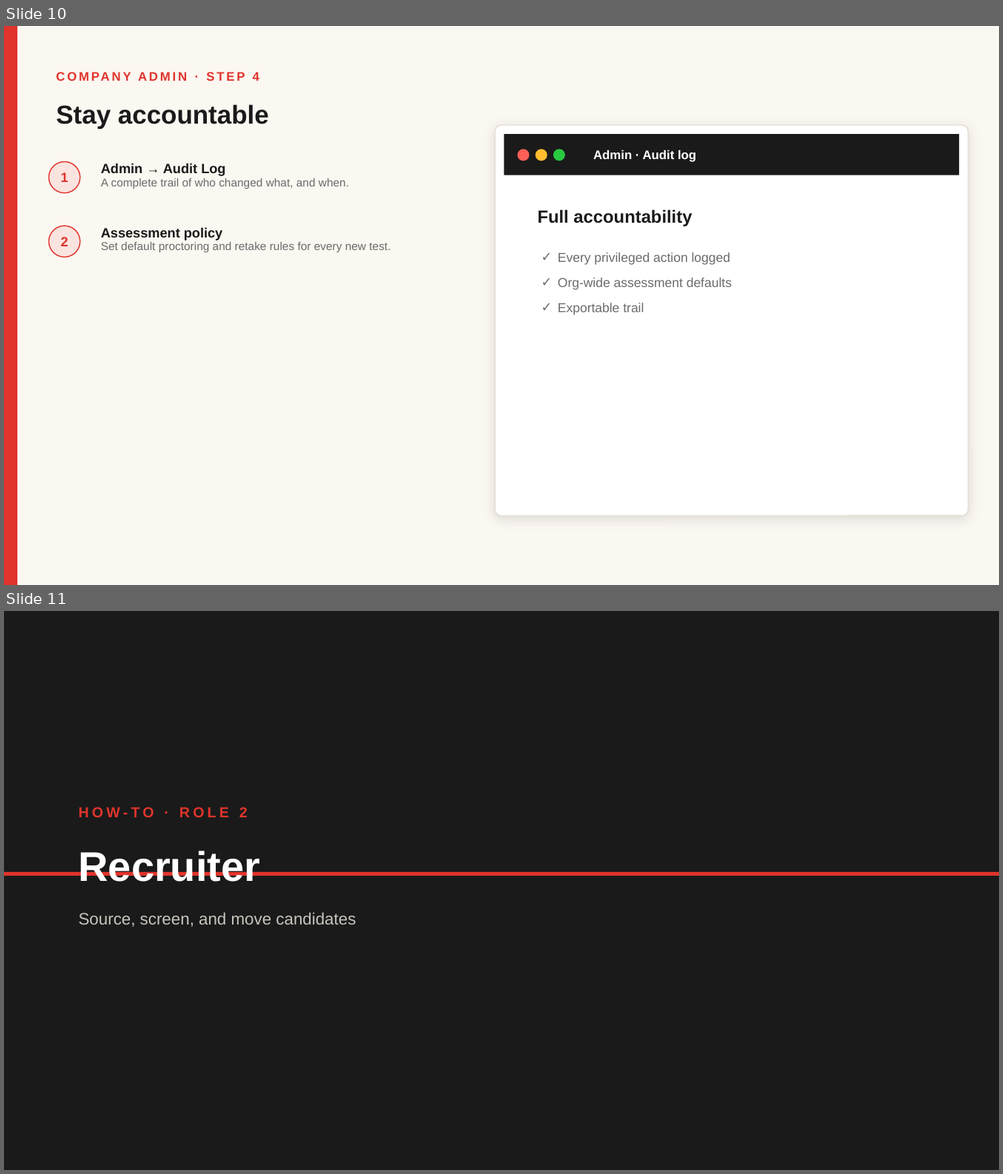
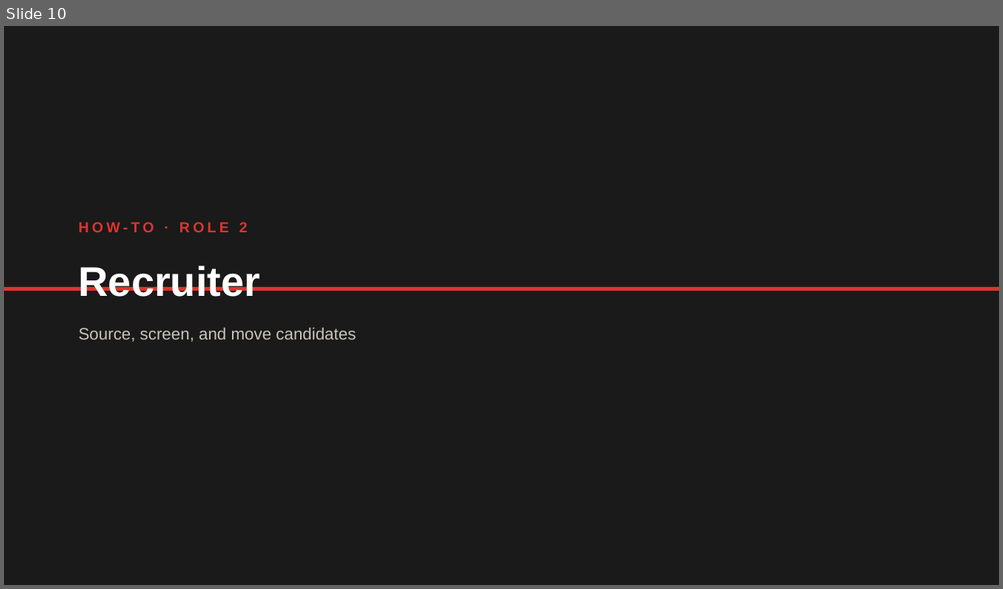
Before and after one commit to AnasAnwaar/HireLane-ATS, a slide deck: HireLane-Pitch.pptx. Shown one above the other, each under a label of ours: slides 10 and 11 before the commit, slide 10 after it. The pictures are 1003x1174 and 1003x589 pixels, drawn with LibreOffice and Linux fonts; fonts in the diff are those of the drawing. Boxes give left, top, right and bottom in pixels: in the first picture for what was removed or moved away, otherwise in the second. Text is boxed around its words. In the diff, an @@ line names an element or a change of style, - is before the commit and + after.

```diff
--- a/HireLane-Pitch.pptx
+++ b/HireLane-Pitch.pptx
@@ slide 10 removed at bbox=[4, 26, 999, 585], background #FBF7F1 @@
@@ rectangle removed at bbox=[4, 26, 17, 585] @@
@@ text removed at bbox=[253, 72, 259, 81] @@
-COMPANY ADMIN · STEP 4
@@ text removed at bbox=[56, 104, 269, 129] @@
-Stay accountable
@@ rounded rectangle removed at bbox=[495, 125, 968, 516] @@
@@ rectangle removed at bbox=[504, 134, 959, 175] @@
@@ ellipse removed at bbox=[518, 149, 529, 161] @@
@@ ellipse removed at bbox=[535, 149, 547, 161] @@
@@ ellipse removed at bbox=[553, 149, 565, 161] @@
@@ text removed at bbox=[593, 150, 696, 162] @@
-Admin · Audit log
@@ ellipse removed at bbox=[48, 162, 80, 193] @@
@@ text removed at bbox=[61, 173, 68, 182] @@
-1
@@ text removed at bbox=[101, 163, 349, 189] @@
-Admin → Audit Log
-A complete trail of who changed what, and when.
@@ text removed at bbox=[538, 210, 691, 227] @@
-Full accountability
@@ ellipse removed at bbox=[48, 226, 80, 258] @@
@@ text removed at bbox=[61, 237, 68, 247] @@
-2
@@ text removed at bbox=[101, 227, 390, 252] @@
-Assessment policy
-Set default proctoring and retake rules for every new test.
@@ text removed at bbox=[558, 252, 731, 315] @@
-✓ Every privileged action logged
-✓ Org-wide assessment defaults
-✓ Exportable trail
@@ what was slide 11 is now slide 10 @@
```
Also in this commit, not shown: 2 slides changed, 1 other slide removed, 1 other file.
